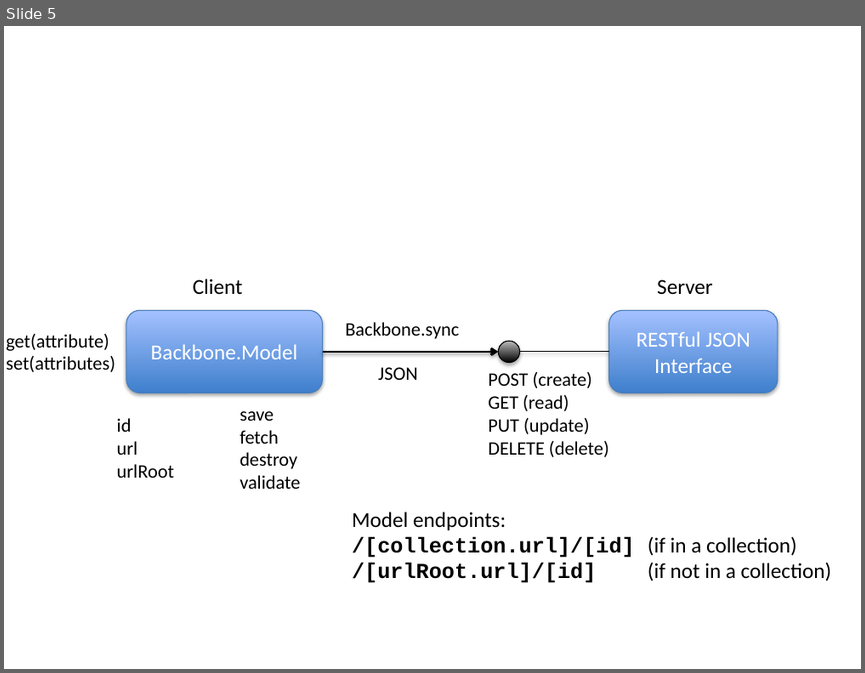
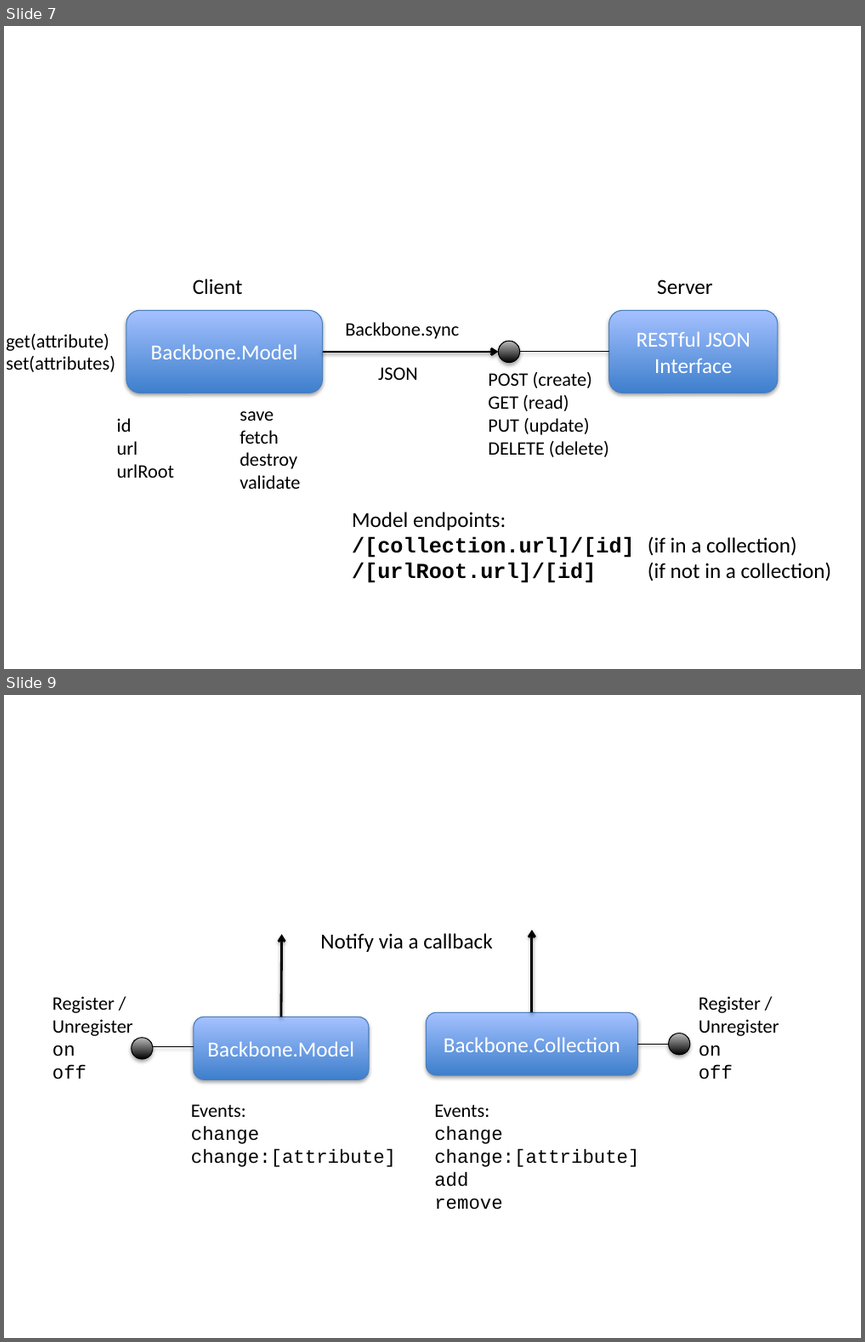
Before and after one commit to clody69/MobileWebApps, a slide deck: docs/diagrams.pptx. Shown one above the other, each under a label of ours: slide 5 before the commit, slides 7 and 9 after it; the slides between them are not shown. The pictures are 865x673 and 865x1342 pixels, drawn with LibreOffice and Linux fonts; fonts in the diff are those of the drawing. Boxes give left, top, right and bottom in pixels: in the first picture for what was removed or moved away, otherwise in the second. Text is boxed around its words. In the diff, an @@ line names an element or a change of style, - is before the commit and + after.

```diff
--- a/docs/diagrams.pptx
+++ b/docs/diagrams.pptx
@@ slide 9 added at (4, 695, 861, 1338), background #FFFFFF @@
@@ arrow added from (281, 1016) to (282, 934), #000000 2 pt @@
@@ text added at (320, 933, 492, 952), 18 pt, text #000000 @@
+Notify via a callback
@@ arrow added from (532, 1012) to (532, 930), #000000 2 pt @@
@@ text added at (52, 996, 133, 1079), 16 pt, text #000000 @@
+Register / Unregister
+on
+off
@@ text added at (698, 996, 779, 1079), 16 pt, text #000000 @@
+Register / Unregister
+on
+off
@@ rounded rectangle added at (194, 1016, 368, 1079), fill gradient #3F80CE to #A4C4FF, outline #4B7EBC 0.75 pt, 18 pt, text #FFFFFF @@
+Backbone.Model
@@ rounded rectangle added at (426, 1012, 637, 1075), fill gradient #3F80CE to #A4C4FF, outline #4B7EBC 0.75 pt, 18 pt, text #FFFFFF @@
+Backbone.Collection
@@ ellipse added at (132, 1038, 153, 1059), fill gradient #000000 to #BDBDBD, outline #000000 0.75 pt @@
@@ line added from (194, 1046) to (153, 1046), #000000 0.75 pt @@
@@ line added from (668, 1043) to (637, 1043), #000000 0.75 pt @@
@@ ellipse added at (668, 1032, 689, 1054), fill gradient #000000 to #BDBDBD, outline #000000 0.75 pt @@
@@ text added at (191, 1104, 396, 1167), 16 pt, text #000000 @@
+Events:
+change
+change:[attribute]
@@ text added at (434, 1104, 639, 1209), 16 pt, text #000000 @@
+Events:
+change
+change:[attribute]
+add
+remove
@@ what was slide 5 is now slide 7 @@
```
Also in this commit, not shown: 1 slide changed, 6 other slides added, 13 other files.
